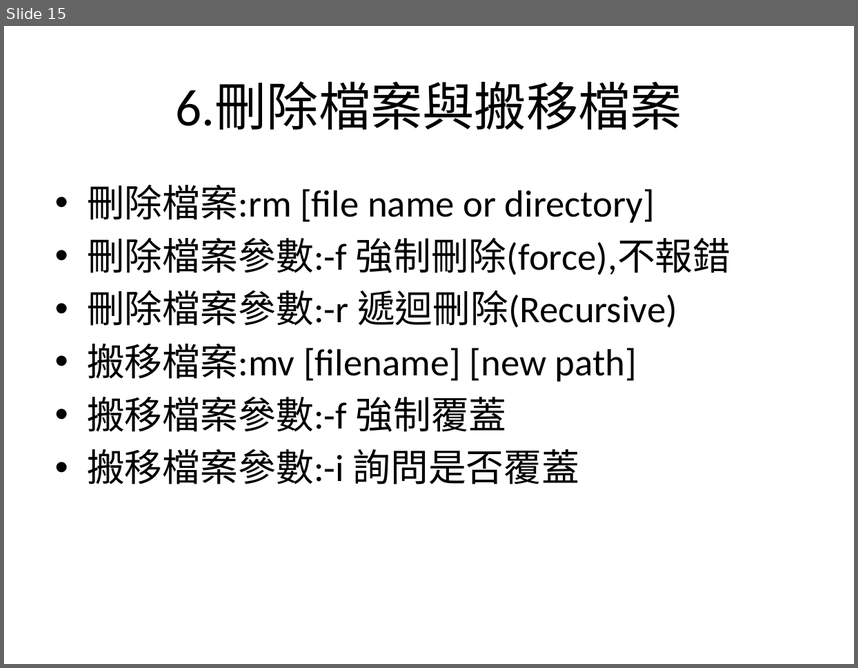
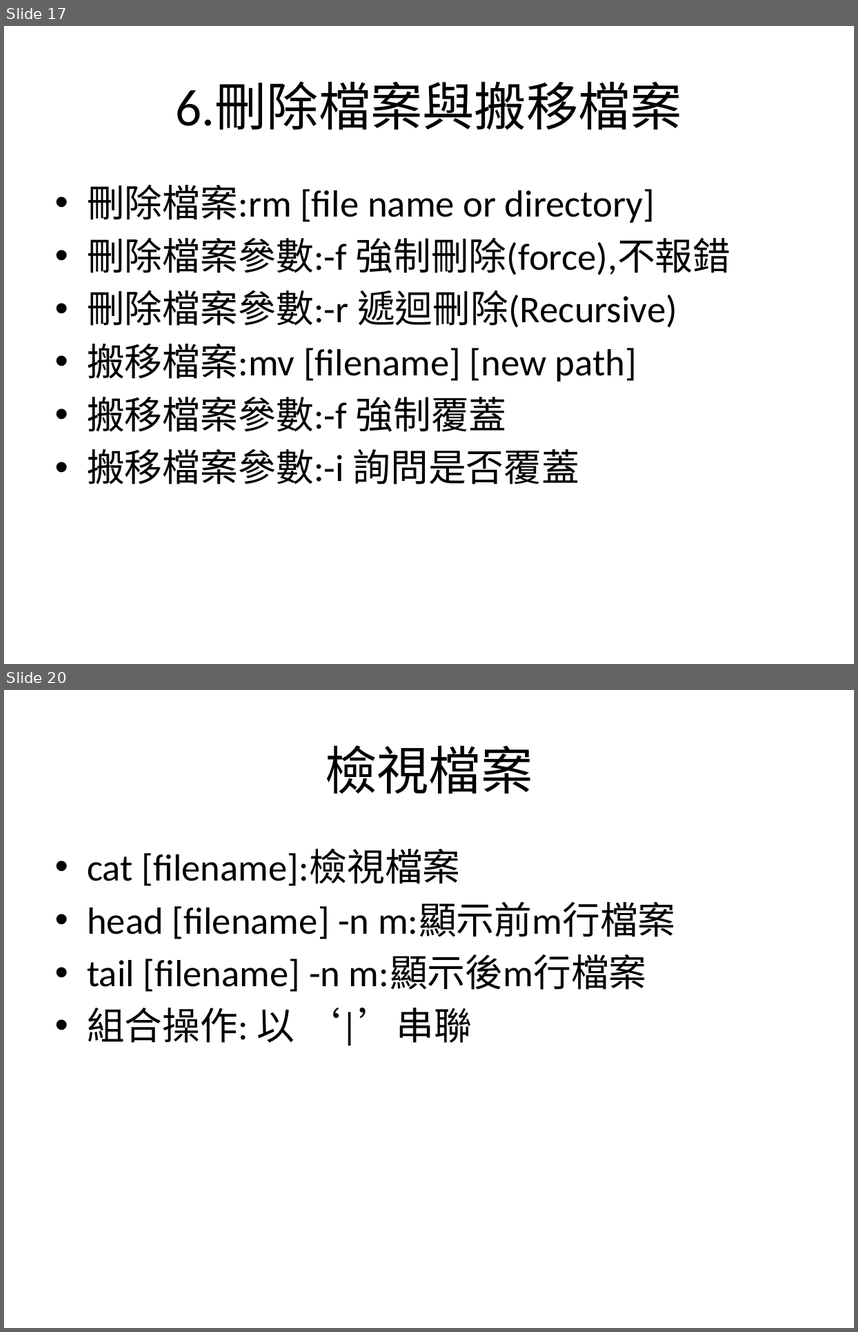
Before and after one commit to charlie11438/note, a slide deck: Linux/Linux_1.pptx. Shown one above the other, each under a label of ours: slide 15 before the commit, slides 17 and 20 after it; the slides between them are not shown. The pictures are 858x668 and 858x1332 pixels, drawn with LibreOffice and Linux fonts; fonts in the diff are those of the drawing. Boxes give left, top, right and bottom in pixels: in the first picture for what was removed or moved away, otherwise in the second. Text is boxed around its words. In the diff, an @@ line names an element or a change of style, - is before the commit and + after.

```diff
--- a/Linux/Linux_1.pptx
+++ b/Linux/Linux_1.pptx
@@ slide 20 added at [4,690,854,1328], background #FFFFFF @@
@@ title added at [325,745,533,793], 44 pt, text #000000 @@
+檢視檔案
@@ text added at [87,849,676,1045], 32 pt, text #000000 @@
+• cat [filename]:檢視檔案
+• head [filename] -n m:顯示前m行檔案
+• tail [filename] -n m:顯示後m行檔案
+• 組合操作: 以 ‘|’串聯
@@ what was slide 15 is now slide 17 @@
```
Also in this commit, not shown: 10 slides changed, 4 other slides added.
